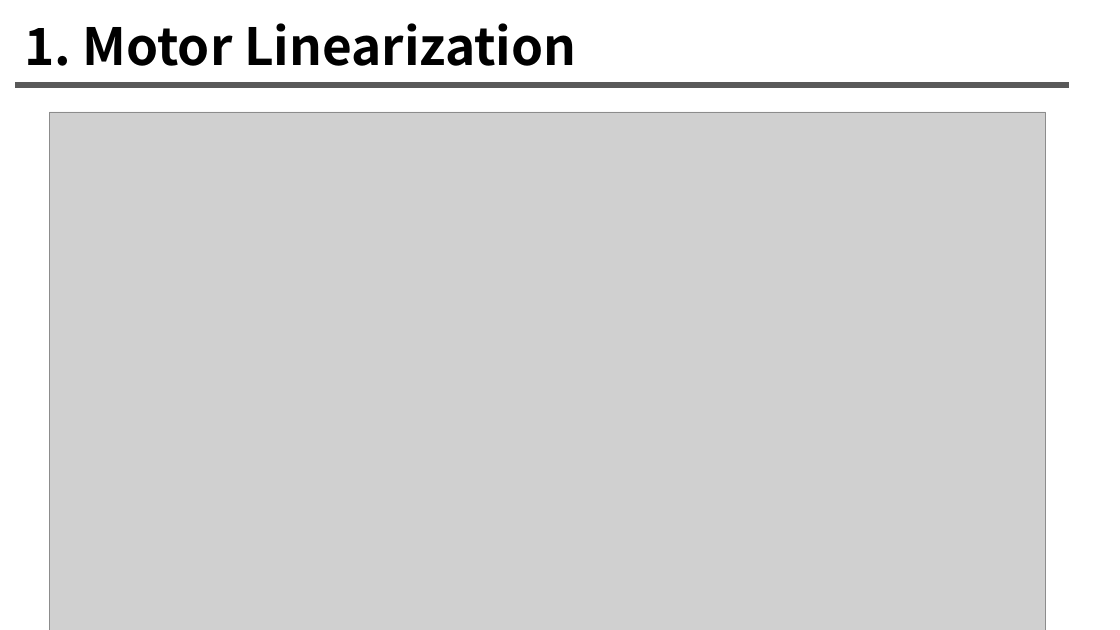
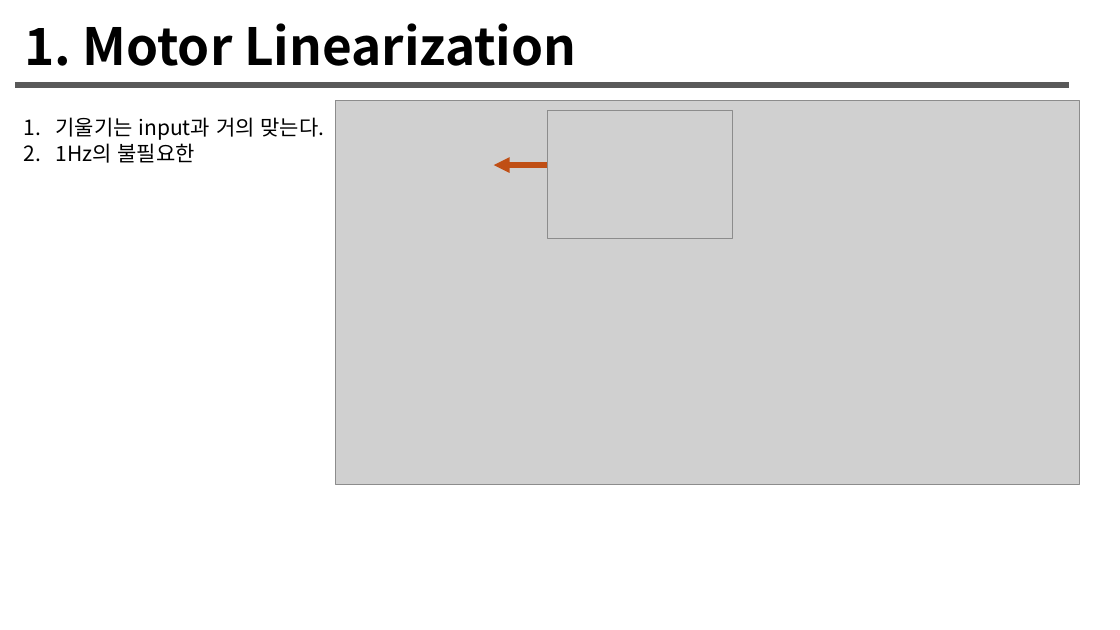
Before and after one commit to 22200576-JUYOUNG-LEE/DCSP_FINAL, a slide deck: slide 5 of DCSP_FINAL_0610/ppt/DCSP_LAB3_ppt.pptx. Drawn at 1120x630 pixels with LibreOffice and Linux fonts; fonts in the diff are those of the drawing; grey boxes stand for pictures. Boxes give left, top, right and bottom in pixels: in the first picture for what was removed or moved away, otherwise in the second. Text is boxed around its words. In the diff, an @@ line names an element or a change of style, - is before the commit and + after.

```diff
--- a/DCSP_FINAL_0610/ppt/DCSP_LAB3_ppt.pptx
+++ b/DCSP_FINAL_0610/ppt/DCSP_LAB3_ppt.pptx
@@ picture removed at <box>50,112,1046,630</box> @@
@@ text added at <box>55,117,325,163</box>, 18 pt, text #000000 @@
+1. 기울기는 input과 거의 맞는다.
+2. 1Hz의 불필요한
@@ picture added at <box>335,100,1079,484</box> @@
@@ picture added at <box>548,111,733,239</box> @@
@@ arrow added from (548, 166) to (494, 166), #C04F15 4.5 pt @@
```
Also in this commit, not shown: 50 other files.
